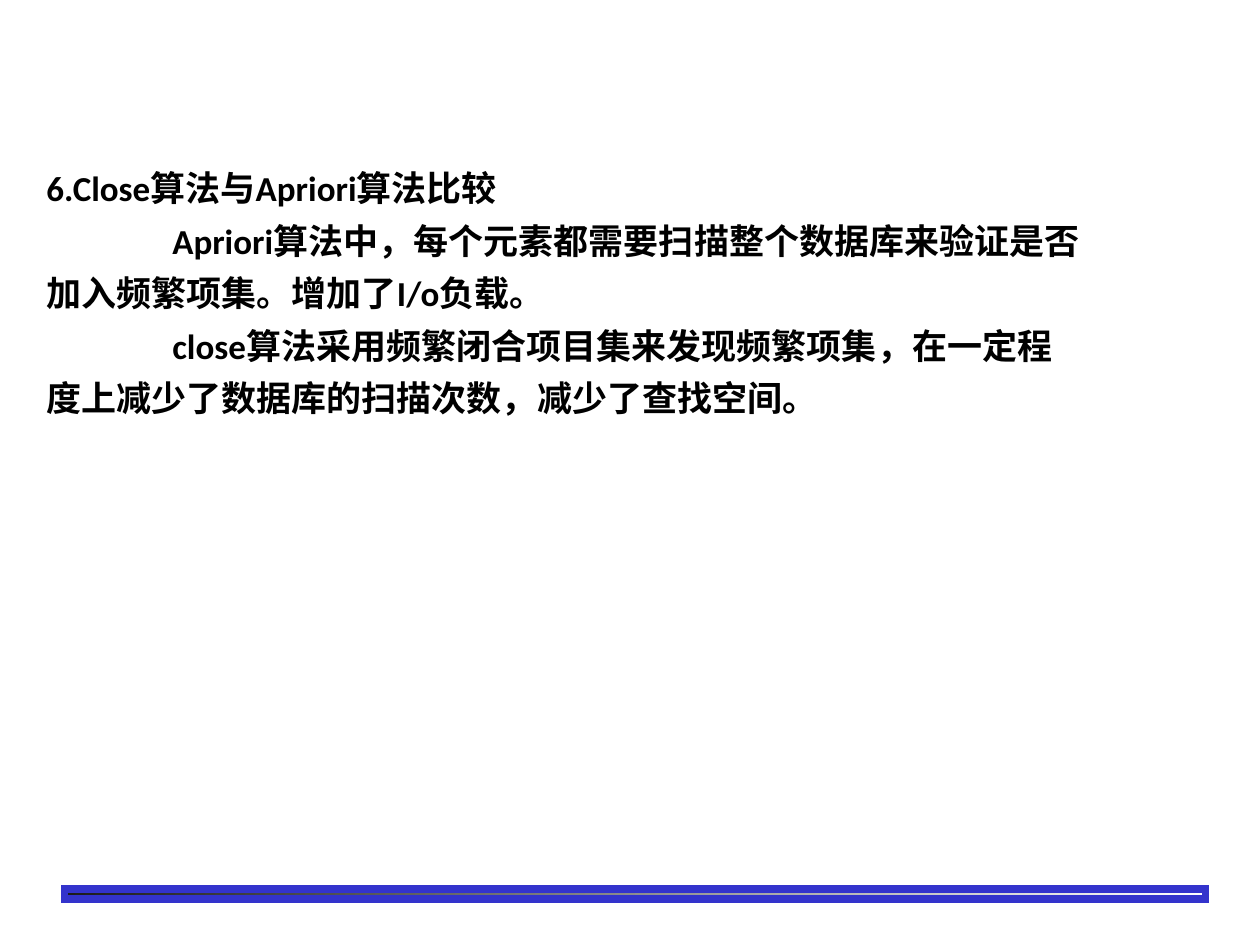
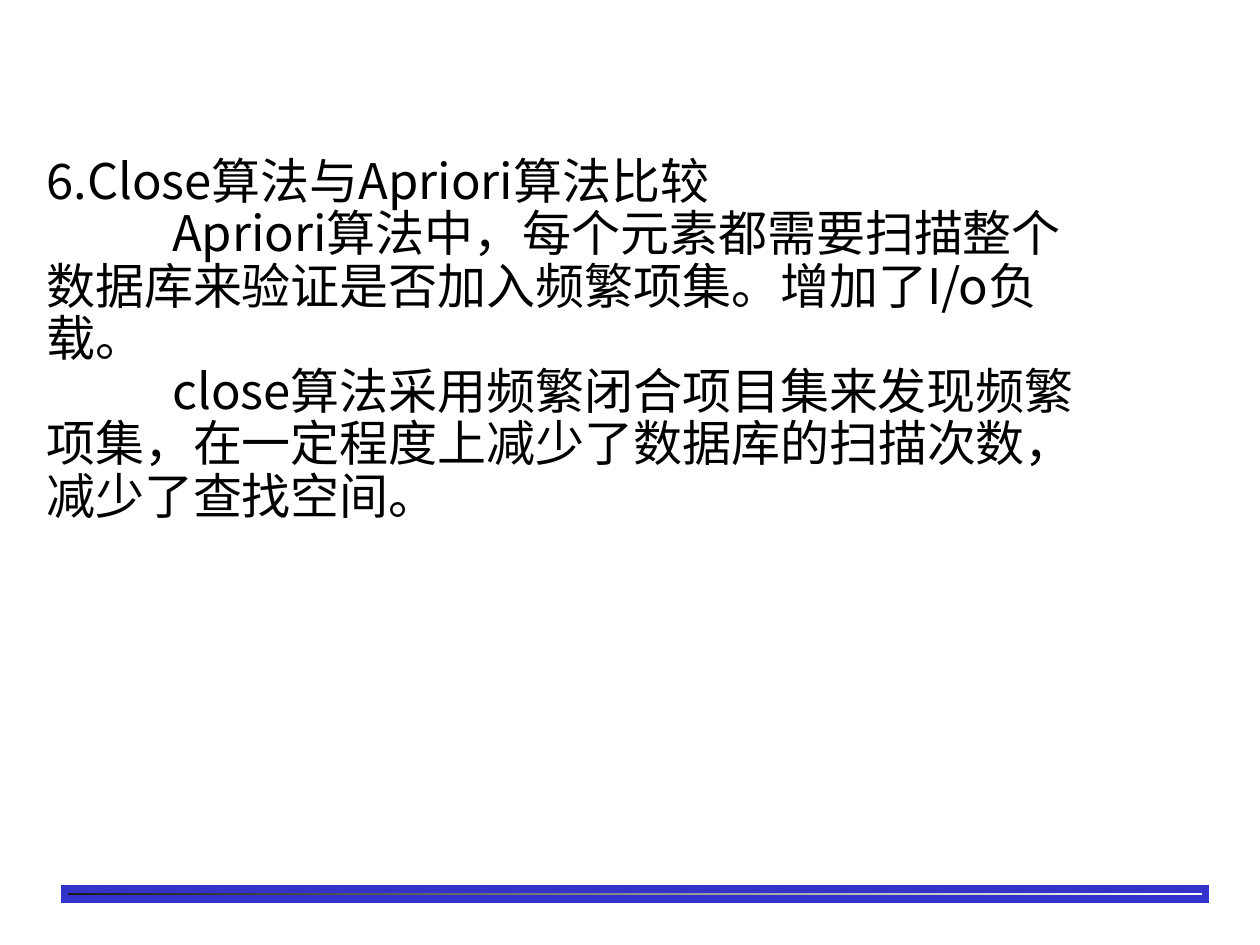
Before and after one commit to shfkuang/shfkuang.github.io, a slide deck: slide 22 of dm/ch3.2.ppt. Drawn at 1260x945 pixels with LibreOffice and Linux fonts; fonts in the diff are those of the drawing; background and template pictures are left out. Boxes give left, top, right and bottom in pixels: in the first picture for what was removed or moved away, otherwise in the second. Text is boxed around its words. In the diff, an @@ line names an element or a change of style, - is before the commit and + after.

```diff
--- a/dm/ch3.2.ppt
+++ b/dm/ch3.2.ppt
@@ text "6.Close算法与Apriori算法比较" at (46, 157, 1074, 518): size 20 to 28 pt, font Calibri to Noto Sans CJK JP, bold off @@
```
Also in this commit, not shown: 8 other slides changed.
